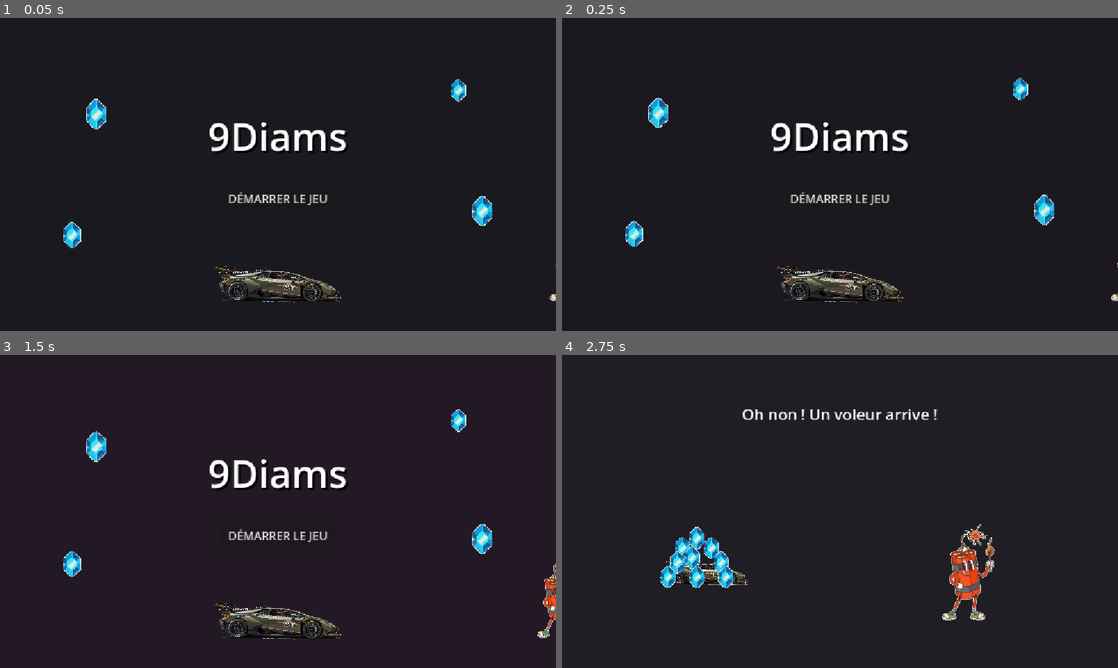
Above: before the commit, frames 1-4 (two rows, left to right).
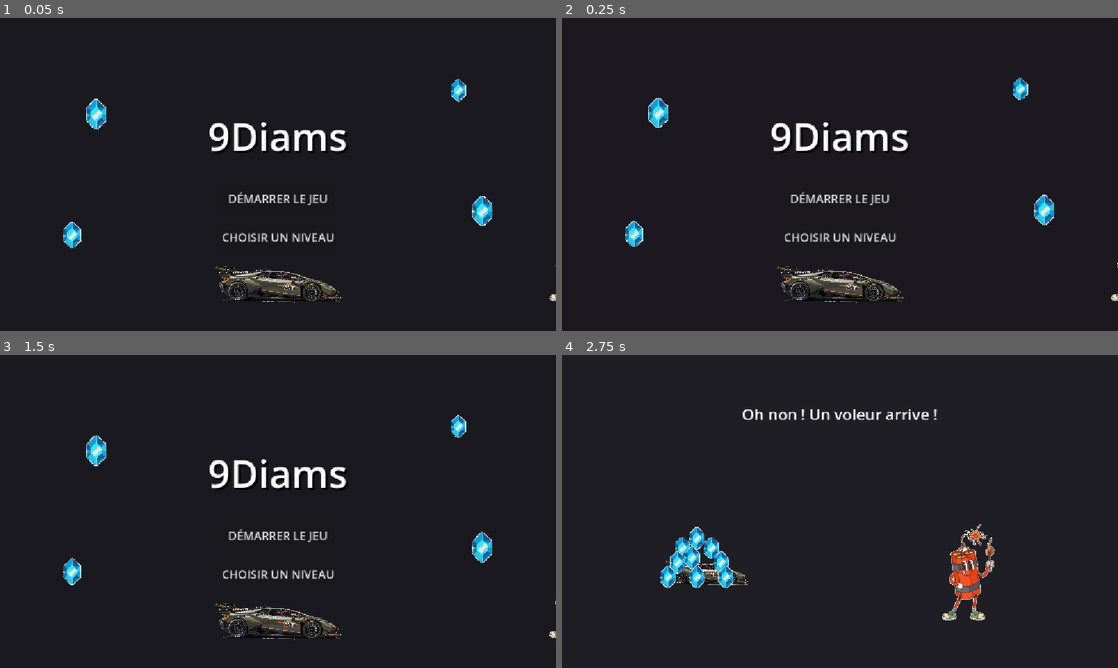
Above: after the commit, the same moments.

Repository: bergalli/louis
Game: Godot game, scene res://scenes/MainMenu.tscn
The game is run twice, just before and just after one commit, with the same random seed, the same clock (stepped at 60 frames per second) and the same inputs.
Inputs (mouse positions are in pixels of both pictures, inside the frame that each line leads up to):
- Up to frame 1 (0.05 s): no input
- Up to frame 2 (0.25 s): no input
- Up to frame 3 (1.5 s): click (278, 574) at 0.5 s, where only the run after the commit has a clickable "CHOISIR UN NIVEAU"; click (278, 633) at 1.25 s, where only the run after the commit has a clickable "RETOUR"
- Up to frame 4 (2.75 s): click "DÉMARRER LE JEU" at 2 s

The runs differ from the first frame. In frame 1, 0.3% of the frame differs, in the area x 40-61%, y 68-72%; in frame 2, 0.3%; in frame 3, 1.8%, in the area x 11-100%, y 17-91%; in frame 4, nothing differs.

Commit message:
wip mnde 4

Diff:
--- /dev/null
+++ b/scenes/LevelSelectMenu.tscn
@@ -0,0 +1,87 @@
+[gd_scene load_steps=3 format=3]
+
+[ext_resource type="Script" path="res://scripts/LevelSelectMenu.gd" id="1_levelselect"]
+
+[sub_resource type="Animation" id="Animation_bg"]
+resource_name = "bg_pulse"
+length = 4.0
+loop_mode = 1
+tracks/0/type = "value"
+tracks/0/imported = false
+tracks/0/enabled = true
+tracks/0/path = NodePath("ColorRect:color")
+tracks/0/interp = 1
+tracks/0/loop_wrap = true
+tracks/0/keys = {
+"times": PackedFloat32Array(0, 2, 4),
+"transitions": PackedFloat32Array(1, 1, 1),
+"update": 0,
+"values": [Color(0.1, 0.1, 0.12, 1), Color(0.15, 0.1, 0.15, 1), Color(0.1, 0.1, 0.12, 1)]
+}
+
+[sub_resource type="AnimationLibrary" id="AnimationLibrary_menu"]
+_data = {
+"bg_pulse": SubResource("Animation_bg")
+}
+
+[node name="LevelSelectMenu" type="Control"]
+layout_mode = 3
+anchors_preset = 15
+anchor_right = 1.0
+anchor_bottom = 1.0
+grow_horizontal = 2
+grow_vertical = 2
+script = ExtResource("1_levelselect")
+
+[node name="ColorRect" type="ColorRect" parent="."]
+layout_mode = 1
+anchors_preset = 15
+anchor_right = 1.0
+anchor_bottom = 1.0
+grow_horizontal = 2
+grow_vertical = 2
+color = Color(0.1, 0.1, 0.12, 1)
+
+[node name="VBoxContainer" type="VBoxContainer" parent="."]
+layout_mode = 1
+anchors_preset = 15
+anchor_right = 1.0
+anchor_bottom = 1.0
+grow_horizontal = 2
+grow_vertical = 2
+offset_left = 50.0
+offset_top = 50.0
+offset_right = -50.0
+offset_bottom = -50.0
+
+[node name="Title" type="Label" parent="VBoxContainer"]
+layout_mode = 2
+theme_override_colors/font_shadow_color = Color(0, 0, 0, 1)
+theme_override_constants/shadow_offset_x = 4
+theme_override_constants/shadow_offset_y = 4
+theme_override_font_sizes/font_size = 60
+text = "SÉLECTIONNER UN NIVEAU"
+horizontal_alignment = 1
+
+[node name="ScrollContainer" type="ScrollContainer" parent="VBoxContainer"]
+layout_mode = 2
+size_flags_vertical = 3
+
+[node name="LevelsGrid" type="GridContainer" parent="VBoxContainer/ScrollContainer"]
+layout_mode = 2
+columns = 4
+theme_override_constants/h_separation = 20
+theme_override_constants/v_separation = 20
+
+[node name="BackButton" type="Button" parent="VBoxContainer"]
+layout_mode = 2
+theme_override_font_sizes/font_size = 24
+text = "RETOUR"
+
+[node name="AnimationPlayer" type="AnimationPlayer" parent="."]
+libraries = {
+"": SubResource("AnimationLibrary_menu")
+}
+autoplay = "bg_pulse"
+
+[connection signal="pressed" from="VBoxContainer/BackButton" to="." method="_on_back_pressed"]
--- a/scenes/MainMenu.tscn
+++ b/scenes/MainMenu.tscn
@@ -24,6 +24,9 @@
 
 func _on_start_pressed():
 	get_tree().change_scene_to_file(\"res://scenes/Intro.tscn\")
+
+func _on_level_select_pressed():
+	get_tree().change_scene_to_file(\"res://scenes/LevelSelectMenu.tscn\")
 "
 
 [sub_resource type="Animation" id="Animation_bg"]
@@ -142,6 +145,22 @@
 theme_override_font_sizes/font_size = 24
 text = "DÉMARRER LE JEU"
 
+[node name="LevelSelectButton" type="Button" parent="."]
+layout_mode = 1
+anchors_preset = 8
+anchor_left = 0.5
+anchor_top = 0.5
+anchor_right = 0.5
+anchor_bottom = 0.5
+offset_left = -120.0
+offset_top = 100.0
+offset_right = 120.0
+offset_bottom = 160.0
+grow_horizontal = 2
+grow_vertical = 2
+theme_override_font_sizes/font_size = 24
+text = "CHOISIR UN NIVEAU"
+
 [node name="AnimationPlayer" type="AnimationPlayer" parent="."]
 libraries = {
 "": SubResource("AnimationLibrary_menu")
@@ -149,3 +168,4 @@
 autoplay = "bg_pulse"
 
 [connection signal="pressed" from="StartButton" to="." method="_on_start_pressed"]
+[connection signal="pressed" from="LevelSelectButton" to="." method="_on_level_select_pressed"]
--- a/scenes/ThiefScene.tscn
+++ b/scenes/ThiefScene.tscn
@@ -69,3 +69,14 @@
 theme_override_font_sizes/font_size = 32
 text = "Mais attendez..."
 horizontal_alignment = 1
+
+[node name="ContinueButton" type="Button" parent="."]
+visible = false
+offset_left = 476.0
+offset_top = 500.0
+offset_right = 676.0
+offset_bottom = 560.0
+theme_override_font_sizes/font_size = 24
+text = "Continuer"
+
+[connection signal="pressed" from="ContinueButton" to="." method="_on_continue_button_pressed"]
--- a/scenes/levels/Level10.tscn
+++ b/scenes/levels/Level10.tscn
@@ -42,9 +42,6 @@
 [node name="Martian" parent="." instance=ExtResource("9_martian")]
 position = Vector2(500, 380)
 
-[node name="Martian3" parent="." instance=ExtResource("9_martian")]
-position = Vector2(1700, 380)
-
 [node name="Saboteur" parent="." instance=ExtResource("11_saboteur")]
 position = Vector2(800, 480)
 
--- a/scenes/levels/Level11.tscn
+++ b/scenes/levels/Level11.tscn
@@ -46,15 +46,6 @@
 [node name="Martian2" parent="." instance=ExtResource("9_martian")]
 position = Vector2(900, 380)
 
-[node name="Martian3" parent="." instance=ExtResource("9_martian")]
-position = Vector2(1400, 380)
-
-[node name="Martian4" parent="." instance=ExtResource("9_martian")]
-position = Vector2(1900, 380)
-
-[node name="Saboteur" parent="." instance=ExtResource("11_saboteur")]
-position = Vector2(700, 480)
-
 [node name="Saboteur2" parent="." instance=ExtResource("11_saboteur")]
 position = Vector2(1200, 480)
 
--- a/scripts/GameManager.gd
+++ b/scripts/GameManager.gd
@@ -16,6 +16,11 @@
 		game_won.emit()
 
 func next_level():
+	if current_level == 9:
+		level_start_diamonds = total_diamonds
+		get_tree().call_deferred("change_scene_to_file", "res://scenes/ThiefScene.tscn")
+		return
+
 	if current_level < max_levels:
 		current_level += 1
 		level_start_diamonds = total_diamonds
@@ -35,3 +40,16 @@
 	total_diamonds = 0
 	level_start_diamonds = 0
 	current_level = 1
+
+func start_level(level: int):
+	# Démarre un niveau spécifique avec tous les diamants des niveaux précédents
+	if level < 1 or level > max_levels:
+		return
+
+	current_level = level
+	# Si on commence au niveau N, on a déjà collecté N-1 diamants
+	total_diamonds = level - 1
+	level_start_diamonds = level - 1
+	diamond_collected.emit(total_diamonds)
+	level_changed.emit(current_level)
+	get_tree().call_deferred("change_scene_to_file", "res://scenes/levels/Level" + str(current_level) + ".tscn")
--- /dev/null
+++ b/scripts/LevelSelectMenu.gd
@@ -0,0 +1,25 @@
+extends Control
+
+@onready var levels_container = $VBoxContainer/ScrollContainer/LevelsGrid
+@onready var back_button = $VBoxContainer/BackButton
+
+const MAX_LEVELS = 12
+
+func _ready():
+	back_button.pressed.connect(_on_back_pressed)
+	create_level_buttons()
+
+func create_level_buttons():
+	# Créer un bouton pour chaque niveau
+	for level in range(1, MAX_LEVELS + 1):
+		var button = Button.new()
+		button.text = "Niveau " + str(level)
+		button.custom_minimum_size = Vector2(150, 60)
+		button.pressed.connect(func(): _on_level_selected(level))
+		levels_container.add_child(button)
+
+func _on_level_selected(level: int):
+	GameManager.start_level(level)
+
+func _on_back_pressed():
+	get_tree().change_scene_to_file("res://scenes/MainMenu.tscn")
--- a/scripts/ThiefScene.gd
+++ b/scripts/ThiefScene.gd
@@ -4,8 +4,10 @@
 @onready var car = $Lamborghini
 @onready var diamonds_container = $Diamonds
 @onready var label = $Label
+@onready var continue_button = $ContinueButton
 
 func _ready():
+	continue_button.hide()
 	animate_thief_scene()
 
 func animate_thief_scene():
@@ -71,5 +73,13 @@
 	# 7. Fin de l'histoire
 	tween.tween_interval(1.0)
 	tween.tween_callback(func(): label.text = "À suivre...")
-	tween.tween_interval(2.0)
-	tween.tween_callback(func(): get_tree().change_scene_to_file("res://scenes/VictoryScreen.tscn"))
+	tween.tween_interval(1.0)
+	tween.tween_callback(func(): continue_button.show())
+
+func _on_continue_button_pressed():
+	GameManager.total_diamonds = 12
+	GameManager.level_start_diamonds = 12
+	GameManager.diamond_collected.emit(12)
+	GameManager.current_level = 10
+	GameManager.level_changed.emit(10)
+	get_tree().change_scene_to_file("res://scenes/levels/Level10.tscn")
Not shown, added: scripts/LevelSelectMenu.gd.uid
